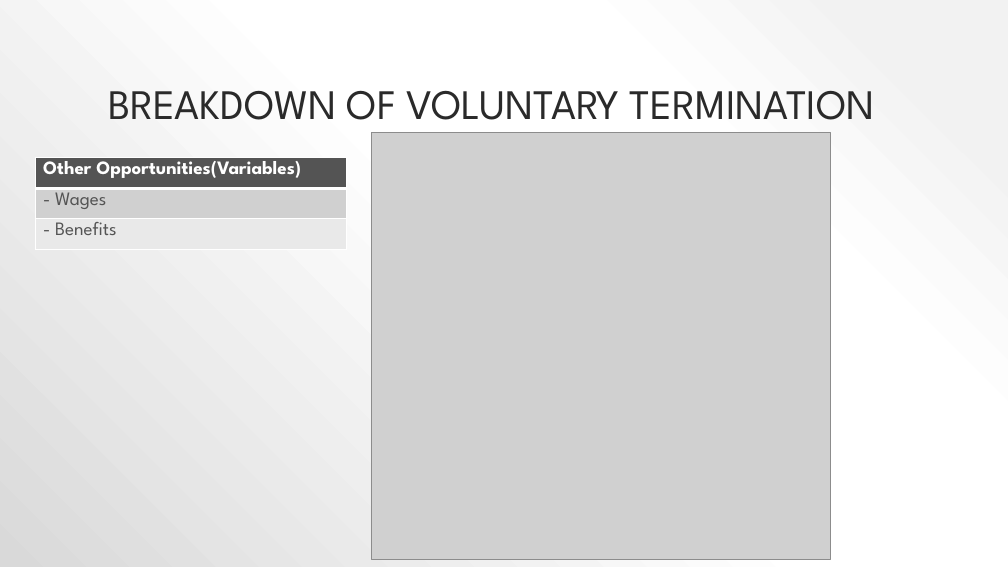
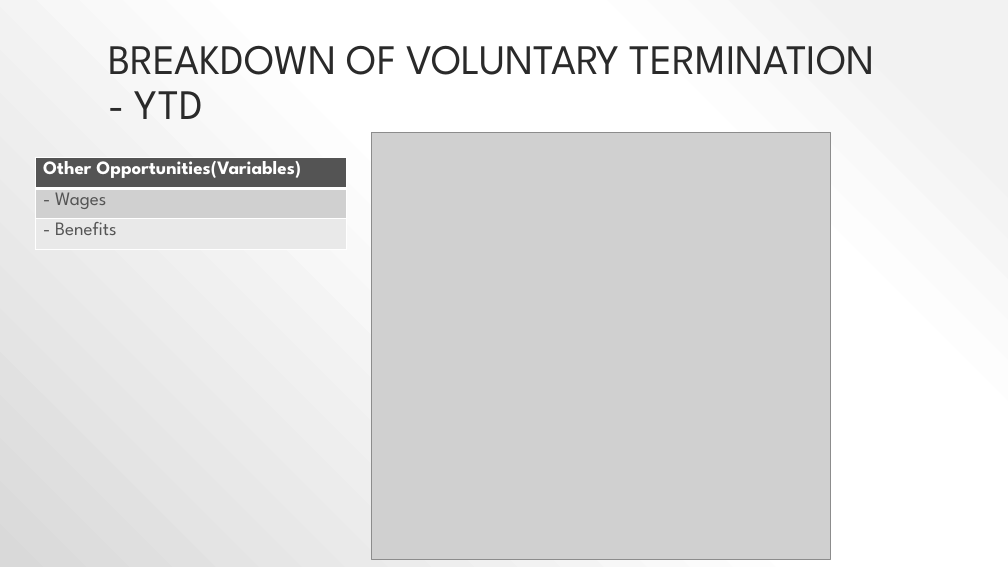
Before and after one commit to kirundar/KM-Airlines, a slide deck: slide 6 of Turnover Analysis IAD.pptx. Drawn at 1008x567 pixels with LibreOffice and Linux fonts; fonts in the diff are those of the drawing; grey boxes stand for pictures. Boxes give left, top, right and bottom in pixels: in the first picture for what was removed or moved away, otherwise in the second. Text is boxed around its words. In the diff, an @@ line names an element or a change of style, - is before the commit and + after.

```diff
--- a/Turnover Analysis IAD.pptx
+++ b/Turnover Analysis IAD.pptx
@@ title at <box>108,45,875,119</box>: text changed @@
-BREAKDOWN OF VOLUNTARY TERMINATION
+BREAKDOWN OF VOLUNTARY TERMINATION - YTD
```
Also in this commit, not shown: 4 other slides changed.
